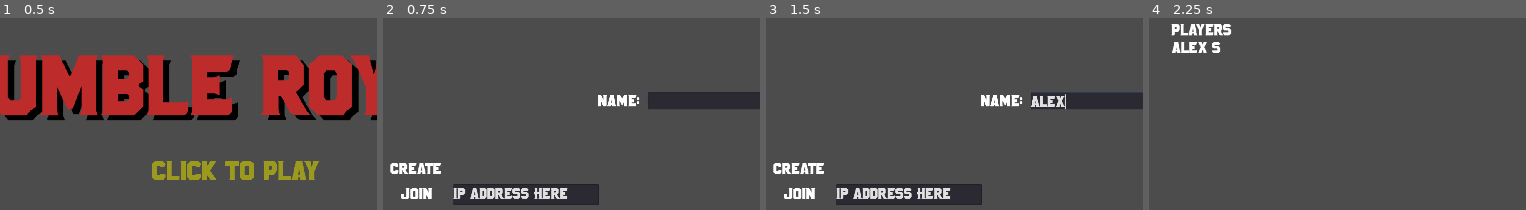
Above: before the commit, frames 1-4 (left to right).
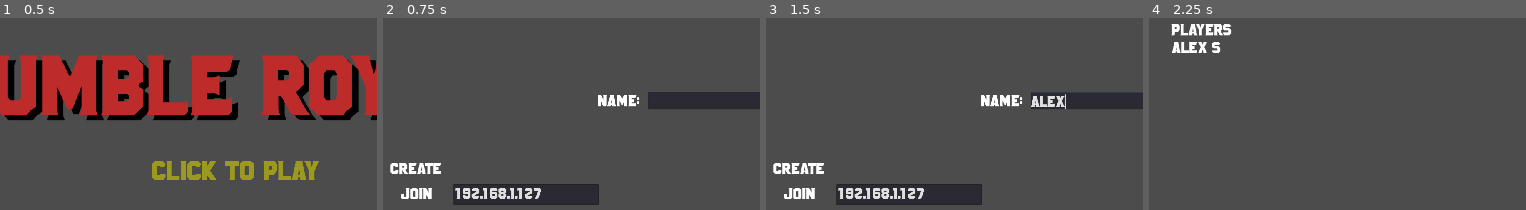
Above: after the commit, the same moments.

Repository: whysguy52/RumbleRoyale
Game: Godot game, scene res://Scenes/Menu/TitleMenu/TitleMenu.tscn
Same seed, same stepped clock (60 frames per second), same inputs: the game is played once before the commit and once after it.
Inputs (mouse positions are % of the whole screen's width and height, from its top left):
- Up to frame 1 (0.5 s): no input
- Up to frame 2 (0.75 s): tap Enter at 0.5 s; move the mouse to (51, 40) at 0.52 s; press the mouse at (51, 40) at 0.53 s; hold D (ui_right) from 0.53 s (still down)
- Up to frame 3 (1.5 s): release D (ui_right) at 1.25 s; release the mouse at (51, 40) at 1.25 s; click (65, 22) at 1.27 s; type "Alex" at 1.35 s
- Up to frame 4 (2.25 s): tap Space at 2 s; move the mouse to (24, 39) at 2.02 s; hold S (ui_down) from 2.03 s (still down); click (24, 39) at 2.1 s
The pictures show only the part of the screen within x 20-70%, y 0-50%; the shares and areas given below are measured in that part.

Frame 1 is identical in both runs. In frame 2, 1.2% of the frame differs, in the area x 18-50%, y 88-95%; in frame 3, 1.2%; in frame 4, nothing differs.

Commit message:
replacing server address
for quicker testing

Diff:
--- a/Scenes/Menu/PreLobbyMenu/PreLobbyMenu.tscn
+++ b/Scenes/Menu/PreLobbyMenu/PreLobbyMenu.tscn
@@ -93,7 +93,7 @@
 margin_right = 911.0
 margin_bottom = 596.0
 custom_fonts/font = SubResource( 5 )
-text = "IP ADDRESS HERE"
+text = "192.168.1.127"
 __meta__ = {
 "_edit_use_anchors_": false
 }
